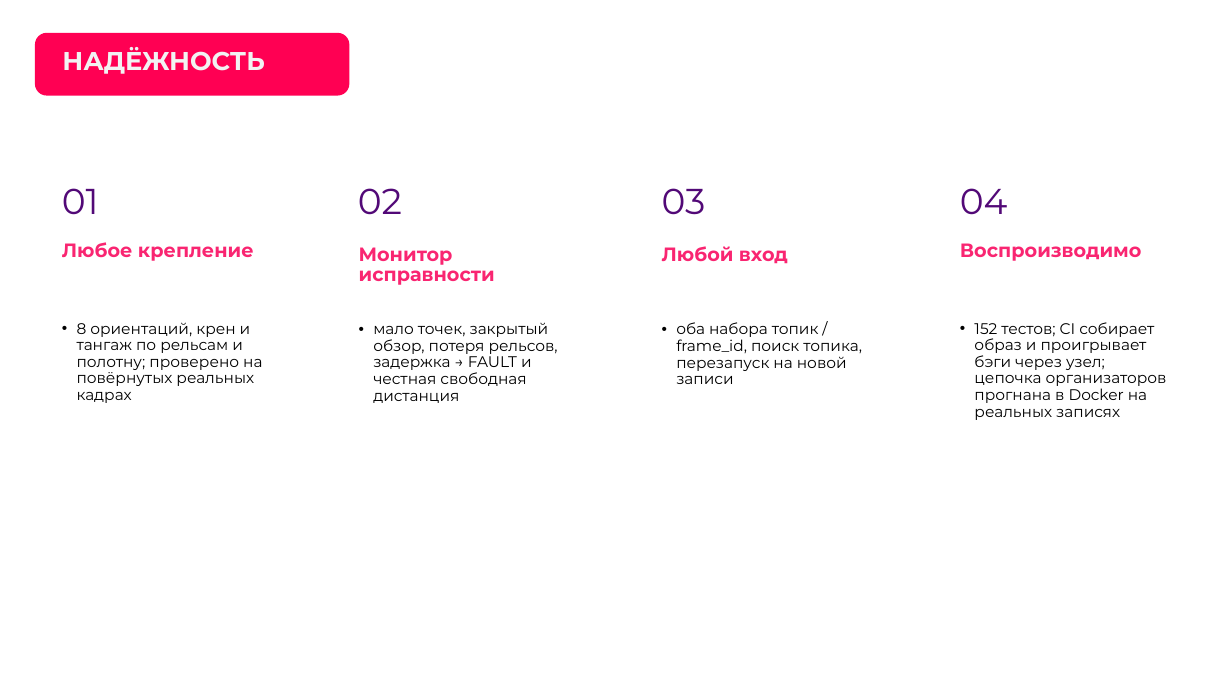
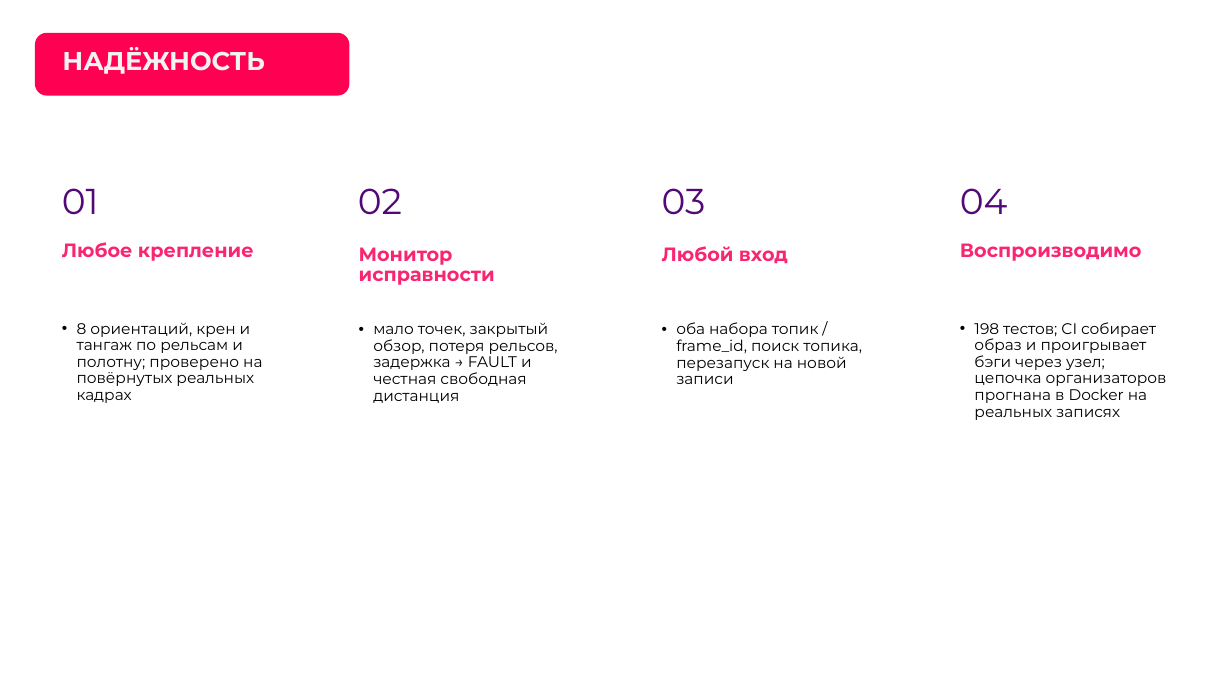
Before and after one commit to pmixay/ReSense, a slide deck: slide 13 of docs/presentation/ReSense_LCT2026.pptx. Drawn at 1232x693 pixels with LibreOffice and Linux fonts; fonts in the diff are those of the drawing; background and template pictures are left out. Boxes give left, top, right and bottom in pixels: in the first picture for what was removed or moved away, otherwise in the second. Text is boxed around its words. In the diff, an @@ line names an element or a change of style, - is before the commit and + after.

```diff
--- a/docs/presentation/ReSense_LCT2026.pptx
+++ b/docs/presentation/ReSense_LCT2026.pptx
@@ text at (974, 322, 1167, 420): text changed @@
-• 152 тестов; CI собирает образ и проигрывает бэги через узел; цепочка организаторов прогнана в Docker на реальных записях
+• 198 тестов; CI собирает образ и проигрывает бэги через узел; цепочка организаторов прогнана в Docker на реальных записях
```
Also in this commit, not shown: 7 other slides changed, 4 other files.
